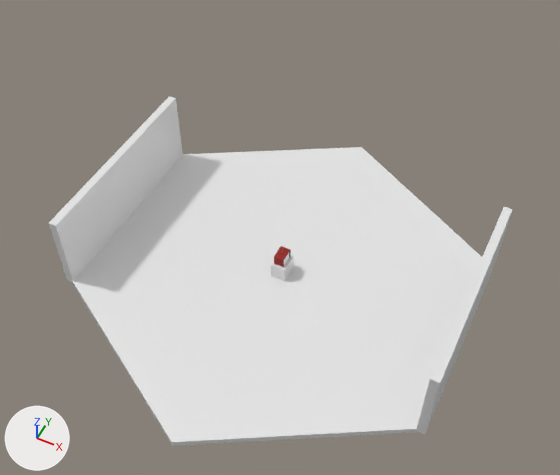
A saved change to the OBJ model resources/maps/start_room.obj.
Before and after are seen from a 50 mm lens placed at (21.1, -42.6, 58.3), pointed at (0.4, -1.4, 6.7). The lights are fixed; the arrows at lower left show +X, +Y and +Z. Where no turn or scale is listed for an object, it has been applied to the vertices.

The first picture shows 'Cube.002_Cube.004', 'floor_Cylinder'.
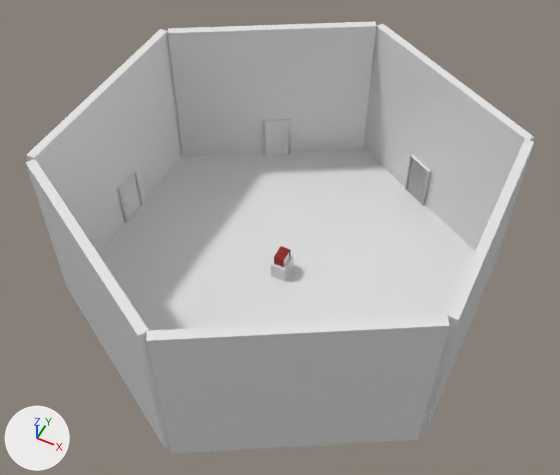
Patch to the scene script:
```diff
--- a/resources/maps/start_room.obj.py
+++ b/resources/maps/start_room.obj.py
@@ me_wall_1_005_cube_010 @@
+me_wall_1_005_cube_010.from_pydata([(-17.4, 10.4, 0.1), (-0.1, 20.4, 0.1), (-17.4, 10.4, 16.1), (-17.0, 9.7, 0.1), (0.3, 19.7, 0.1), (-17.0, 9.7, 16.1), (0.3, 19.7, 16.1), (-0.1, 20.4, 16.1)], [], [(4, 0, 1), (2, 1, 0), (5, 0, 3), (6, 3, 4), (7, 5, 6), (7, 4, 1), (4, 3, 0), (2, 7, 1), (5, 2, 0), (6, 5, 3), (7, 2, 5), (7, 6, 4)])
+me_wall_1_005_cube_010.materials.append(mat_none)  # white #e7e7e7
@@ me_wall_1_004_cube_009 @@
+me_wall_1_004_cube_009.from_pydata([(-17.2, -10.0, 0.0), (-17.2, -10.0, 16.0), (0.1, -20.0, 0.0), (0.1, -20.0, 16.0), (-17.6, -10.7, 0.0), (-17.6, -10.7, 16.0), (-0.3, -20.7, 0.0), (-0.3, -20.7, 16.0)], [], [(1, 2, 0), (3, 6, 2), (7, 4, 6), (5, 0, 4), (6, 0, 2), (3, 5, 7), (1, 3, 2), (3, 7, 6), (7, 5, 4), (5, 1, 0), (6, 4, 0), (3, 1, 5)])
+me_wall_1_004_cube_009.materials.append(mat_none)  # white #e7e7e7
@@ me_wall_1_003_cube_008 @@
+me_wall_1_003_cube_008.from_pydata([(0.0, -20.1, 0.0), (0.0, -20.1, 16.0), (17.3, -10.1, 0.0), (17.3, -10.1, 16.0), (0.4, -20.8, 0.0), (0.4, -20.8, 16.0), (17.7, -10.8, 0.0), (17.7, -10.8, 16.0)], [], [(1, 2, 0), (3, 6, 2), (7, 4, 6), (5, 0, 4), (6, 0, 2), (3, 5, 7), (1, 3, 2), (3, 7, 6), (7, 5, 4), (5, 1, 0), (6, 4, 0), (3, 1, 5)])
+me_wall_1_003_cube_008.materials.append(mat_none)  # white #e7e7e7
@@ me_wall_1_002_cube_007 @@
+me_wall_1_002_cube_007.from_pydata([(17.6, 9.8, 0.0), (17.6, 9.8, 16.0), (0.2, 19.8, 0.0), (0.2, 19.8, 16.0), (18.0, 10.5, 0.0), (18.0, 10.5, 16.0), (0.6, 20.5, 0.0), (0.6, 20.5, 16.0)], [], [(1, 2, 0), (3, 6, 2), (7, 4, 6), (5, 0, 4), (6, 0, 2), (3, 5, 7), (1, 3, 2), (3, 7, 6), (7, 5, 4), (5, 1, 0), (6, 4, 0), (3, 1, 5)])
+me_wall_1_002_cube_007.materials.append(mat_none)  # white #e7e7e7
@@ ob_cube_002_cube_004 @@
-ob_cube_002_cube_004 = bpy.data.objects.new('Cube.002_Cube.004', me_cube_002_cube_004)
@@ ob_wall_1_cube_004 @@
+ob_wall_1_cube_004 = bpy.data.objects.new('Wall-1_Cube.004', me_wall_1_cube_004)  # a box spanning x 17.3..18.1, y -10.1..9.9, z 0.0..16.0; in mat_none (white #e7e7e7)
+ob_wall_1_cube_004.location = (0.0, 0.0, 0.0)
@@ ob_wall_1_005_cube_010 @@
+ob_wall_1_005_cube_010 = bpy.data.objects.new('Wall-1.005_Cube.010', me_wall_1_005_cube_010)
+ob_wall_1_005_cube_010.location = (0.0, 0.0, 0.0)
@@ ob_wall_1_004_cube_009 @@
+ob_wall_1_004_cube_009 = bpy.data.objects.new('Wall-1.004_Cube.009', me_wall_1_004_cube_009)
+ob_wall_1_004_cube_009.location = (0.0, 0.0, 0.0)
@@ ob_wall_1_003_cube_008 @@
+ob_wall_1_003_cube_008 = bpy.data.objects.new('Wall-1.003_Cube.008', me_wall_1_003_cube_008)
+ob_wall_1_003_cube_008.location = (0.0, 0.0, 0.0)
@@ ob_wall_1_002_cube_007 @@
+ob_wall_1_002_cube_007 = bpy.data.objects.new('Wall-1.002_Cube.007', me_wall_1_002_cube_007)
+ob_wall_1_002_cube_007.location = (0.0, 0.0, 0.0)
@@ ob_wall_1_001_cube_003 @@
+ob_wall_1_001_cube_003 = bpy.data.objects.new('Wall-1.001_Cube.003', me_wall_1_001_cube_003)  # a box spanning x -18.0..-17.2, y -10.0..10.0, z 0.1..16.1; in mat_none (white #e7e7e7)
+ob_wall_1_001_cube_003.location = (0.0, 0.0, 0.0)
@@ ob_outboddy_cube_005_outboddy_cube_010 @@
+ob_outboddy_cube_005_outboddy_cube_010 = bpy.data.objects.new('OutBoddy_Cube.005_OutBoddy_Cube.010', me_outboddy_cube_005_outboddy_cube_010)  # 120 vertices, 236 faces; spans x -9.35..-6.65, y 13.88..15.67, z 0.03..5.0; in mat_text_099 (its picture is missing)
+ob_outboddy_cube_005_outboddy_cube_010.location = (0.0, 0.0, 0.0)
@@ ob_outboddy_cube_002_outboddy_cube_007 @@
+ob_outboddy_cube_002_outboddy_cube_007 = bpy.data.objects.new('OutBoddy_Cube.002_OutBoddy_Cube.007', me_outboddy_cube_002_outboddy_cube_007)  # 120 vertices, 236 faces; spans x 6.61..9.3, y 14.34..16.14, z 0.16..5.13; in mat_text_078 (its picture is missing)
+ob_outboddy_cube_002_outboddy_cube_007.location = (0.0, 0.0, 0.0)
@@ ob_outboddy_cube_001_outboddy_cube_004 @@
+ob_outboddy_cube_001_outboddy_cube_004 = bpy.data.objects.new('OutBoddy_Cube.001_OutBoddy_Cube.004', me_outboddy_cube_001_outboddy_cube_004)  # 120 vertices, 236 faces; spans x -17.33..-16.92, y -1.43..1.44, z 0.16..5.13; in mat_text_057 (its picture is missing)
+ob_outboddy_cube_001_outboddy_cube_004.location = (0.0, 0.0, 0.0)
@@ ob_doorboddy_cube_011_doorboddy_cube_035 @@
+ob_doorboddy_cube_011_doorboddy_cube_035 = bpy.data.objects.new('DoorBoddy_Cube.011_DoorBoddy_Cube.035', me_doorboddy_cube_011_doorboddy_cube_035)  # 724 vertices, 1434 faces; spans x -9.17..-6.83, y 14.06..15.5, z 0.04..4.87; in mat_text_105 (its picture is missing)
+ob_doorboddy_cube_011_doorboddy_cube_035.location = (0.0, 0.0, 0.0)
@@ ob_doorboddy_cube_010_doorboddy_cube_034 @@
+ob_doorboddy_cube_010_doorboddy_cube_034 = bpy.data.objects.new('DoorBoddy_Cube.010_DoorBoddy_Cube.034', me_doorboddy_cube_010_doorboddy_cube_034)  # 724 vertices, 1434 faces; spans x -9.17..-6.83, y 13.9..15.35, z 0.04..4.87; in mat_text_104 (its picture is missing)
+ob_doorboddy_cube_010_doorboddy_cube_034.location = (0.0, 0.0, 0.0)
@@ ob_doorboddy_cube_005_doorboddy_cube_029 @@
+ob_doorboddy_cube_005_doorboddy_cube_029 = bpy.data.objects.new('DoorBoddy_Cube.005_DoorBoddy_Cube.029', me_doorboddy_cube_005_doorboddy_cube_029)  # 724 vertices, 1434 faces; spans x 6.77..9.12, y 14.53..15.94, z 0.17..5.0; in mat_text_084 (its picture is missing)
+ob_doorboddy_cube_005_doorboddy_cube_029.location = (0.0, 0.0, 0.0)
@@ ob_doorboddy_cube_003_doorboddy_cube_023 @@
+ob_doorboddy_cube_003_doorboddy_cube_023 = bpy.data.objects.new('DoorBoddy_Cube.003_DoorBoddy_Cube.023', me_doorboddy_cube_003_doorboddy_cube_023)  # 724 vertices, 1434 faces; spans x -17.19..-17.04, y -1.31..1.32, z 0.17..5.0; in mat_text_063 (its picture is missing)
+ob_doorboddy_cube_003_doorboddy_cube_023.location = (0.0, 0.0, 0.0)
@@ ob_doorboddy_cube_000_doorboddy_cube_022 @@
+ob_doorboddy_cube_000_doorboddy_cube_022 = bpy.data.objects.new('DoorBoddy_Cube.000_DoorBoddy_Cube.022', me_doorboddy_cube_000_doorboddy_cube_022)  # 724 vertices, 1434 faces; spans x -17.19..-17.04, y -1.16..1.47, z 0.17..5.0; in mat_text_062 (its picture is missing)
+ob_doorboddy_cube_000_doorboddy_cube_022.location = (0.0, 0.0, 0.0)
```

Pixel boxes [x1, y1, x2, y2] of what changed, in the pictures (560 x 475 px):
'Wall-1.003_Cube.008', added
    after: [146, 316, 450, 454]
'Wall-1.005_Cube.010', added
    after: [168, 21, 376, 157]
'Wall-1.002_Cube.007', added
    after: [363, 24, 534, 251]
'Wall-1.001_Cube.003', added
    after: [26, 29, 183, 253]
'Cube.002_Cube.004', deleted
    before: [49, 96, 513, 435]
'Wall-1.004_Cube.009', added
    after: [26, 159, 170, 449]
'Wall-1_Cube.004', added
    after: [420, 139, 534, 434]
'DoorBoddy_Cube.010_DoorBoddy_Cube.034', added
    after: [264, 122, 289, 155]
'DoorBoddy_Cube.005_DoorBoddy_Cube.029', added
    after: [406, 158, 428, 204]
'DoorBoddy_Cube.000_DoorBoddy_Cube.022', added
    after: [121, 174, 141, 221]
'OutBoddy_Cube.001_OutBoddy_Cube.004', added
    after: [117, 170, 143, 223]
'OutBoddy_Cube.002_OutBoddy_Cube.007', added
    after: [405, 154, 431, 205]
'OutBoddy_Cube.005_OutBoddy_Cube.010', added
    after: [263, 119, 290, 155]
'DoorBoddy_Cube.003_DoorBoddy_Cube.023', added
    after: [122, 178, 139, 217]
